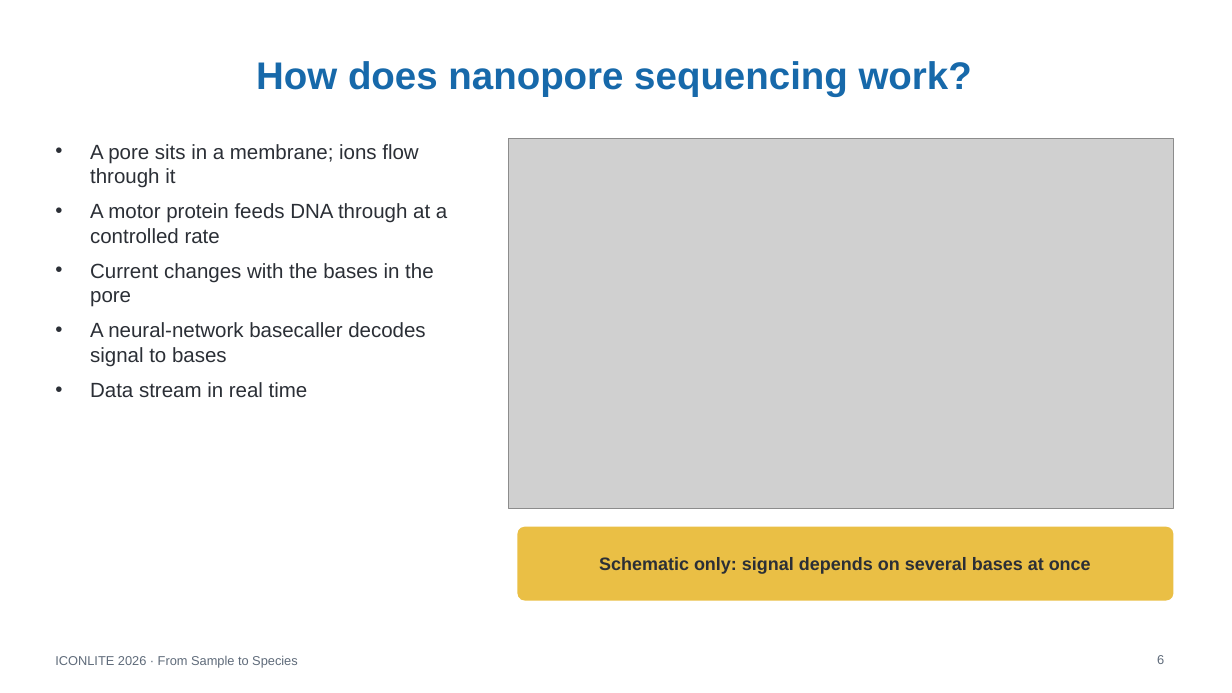
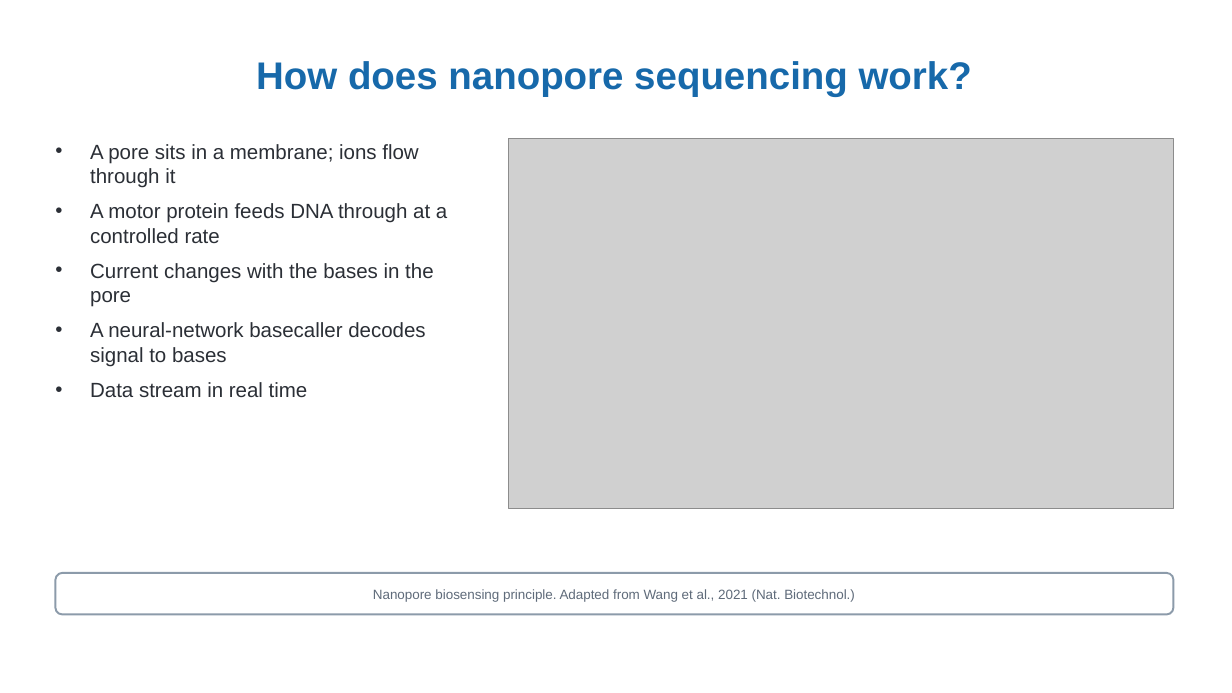
Before and after one commit to WhyAdr/ICONLITE-2026, a slide deck: slide 6 of ICONLITE_ONT_Amplicon_Sequencing_Workshop.pptx. Drawn at 1232x693 pixels with LibreOffice and Linux fonts; fonts in the diff are those of the drawing; grey boxes stand for pictures. Boxes give left, top, right and bottom in pixels: in the first picture for what was removed or moved away, otherwise in the second. Text is boxed around its words. In the diff, an @@ line names an element or a change of style, - is before the commit and + after.

```diff
--- a/ICONLITE_ONT_Amplicon_Sequencing_Workshop.pptx
+++ b/ICONLITE_ONT_Amplicon_Sequencing_Workshop.pptx
@@ rounded rectangle removed at box(518, 527, 1174, 601) @@
-Schematic only: signal depends on several bases at once
@@ rounded rectangle added at box(55, 573, 1174, 615), fill #FFFFFF, outline #8C9BAA 1.5 pt, 10.5 pt, text #5F6B7A @@
+Nanopore biosensing principle. Adapted from Wang et al., 2021 (Nat. Biotechnol.)
@@ text removed at box(55, 655, 298, 668) @@
-ICONLITE 2026 · From Sample to Species
@@ page number removed at box(1157, 655, 1164, 664) @@
-6
```
Also in this commit, not shown: 21 other slides changed, 1 slide added, 1 slide removed, 18 other files.
